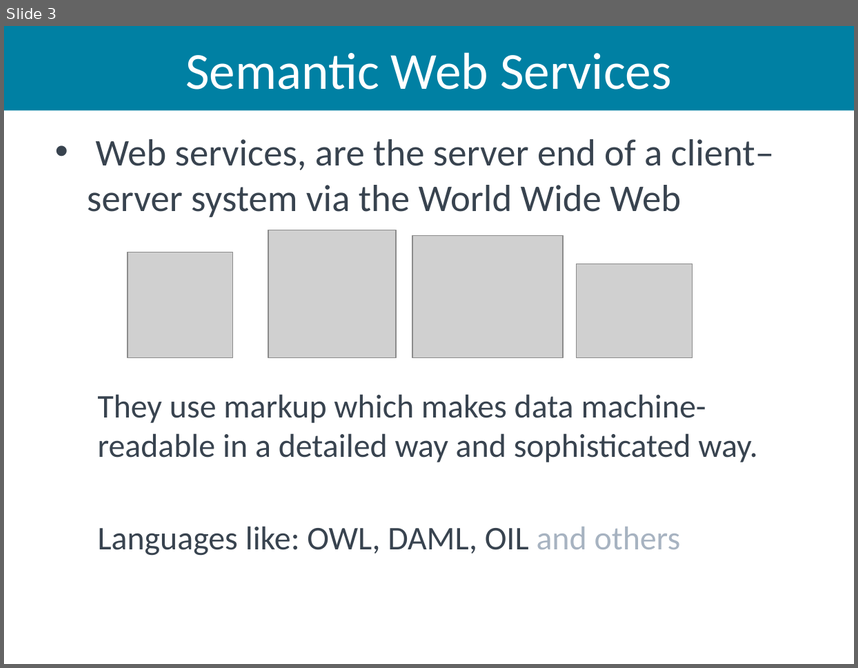
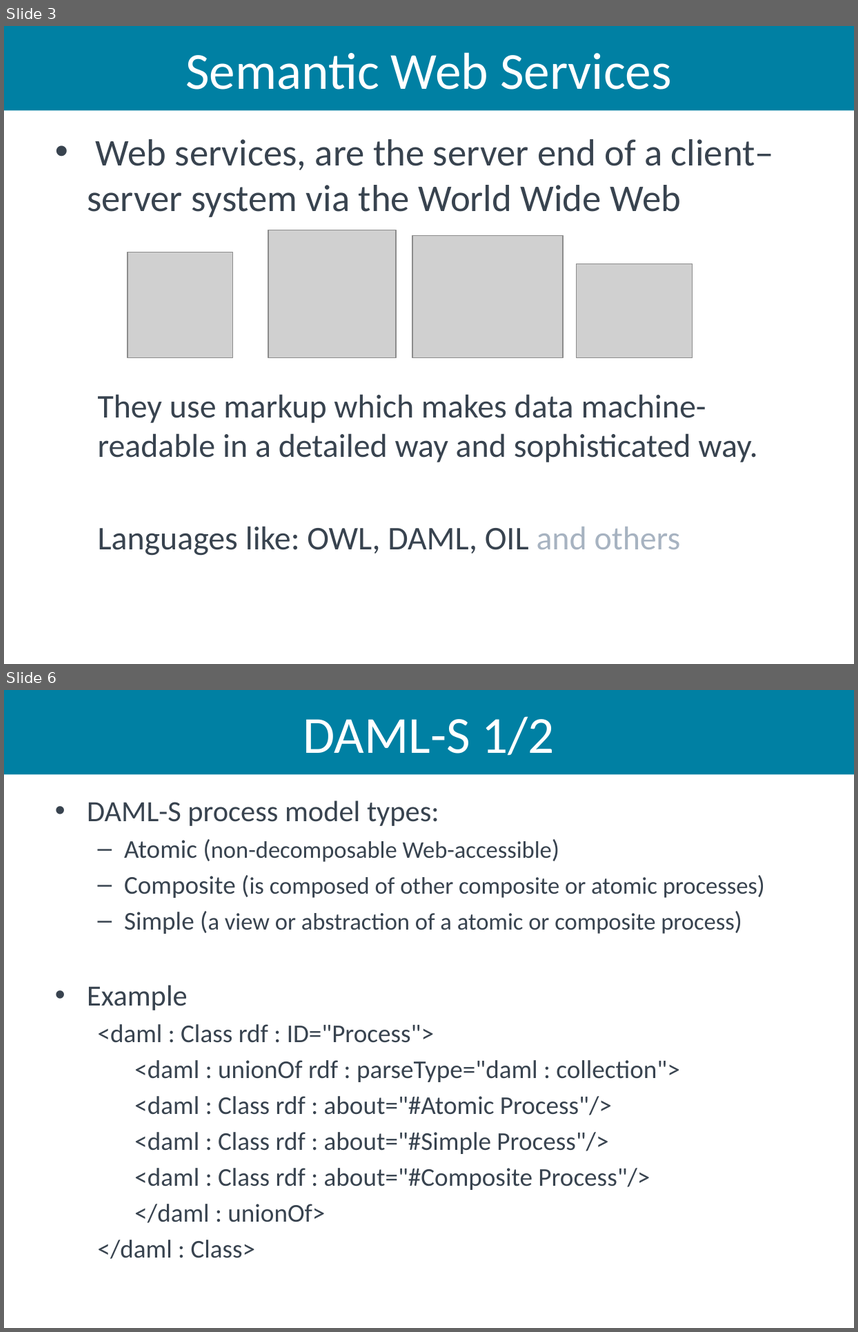
Before and after one commit to aiked/cs565, a slide deck: presentation/michath_slides.pptx. Shown one above the other, each under a label of ours: slide 3 before the commit, slides 3 and 6 after it; the slides between them are not shown. The pictures are 858x668 and 858x1332 pixels, drawn with LibreOffice and Linux fonts; fonts in the diff are those of the drawing; grey boxes stand for pictures. Boxes give left, top, right and bottom in pixels: in the first picture for what was removed or moved away, otherwise in the second. Text is boxed around its words. In the diff, an @@ line names an element or a change of style, - is before the commit and + after.

```diff
--- a/presentation/michath_slides.pptx
+++ b/presentation/michath_slides.pptx
@@ slide 6 added at box(4, 690, 854, 1328), background #FFFFFF @@
@@ title added at box(4, 690, 854, 774), fill #0080A3, 44 pt, text #FFFFFF @@
+DAML-S 1/2
@@ text added at box(87, 800, 757, 1259), 21.7 pt, text #38434F @@
+• DAML-S process model types:
+  – Atomic (non-decomposable Web-accessible)
+  – Composite (is composed of other composite or atomic processes)
+  – Simple (a view or abstraction of a atomic or composite process)
+• Example
+  <daml : Class rdf : ID="Process">
+    <daml : unionOf rdf : parseType="daml : collection">
+    <daml : Class rdf : about="#Atomic Process"/>
+    <daml : Class rdf : about="#Simple Process"/>
+    <daml : Class rdf : about="#Composite Process"/>
+    </daml : unionOf>
+  </daml : Class>
```
Also in this commit, not shown: 1 slide changed, 5 other slides added.
